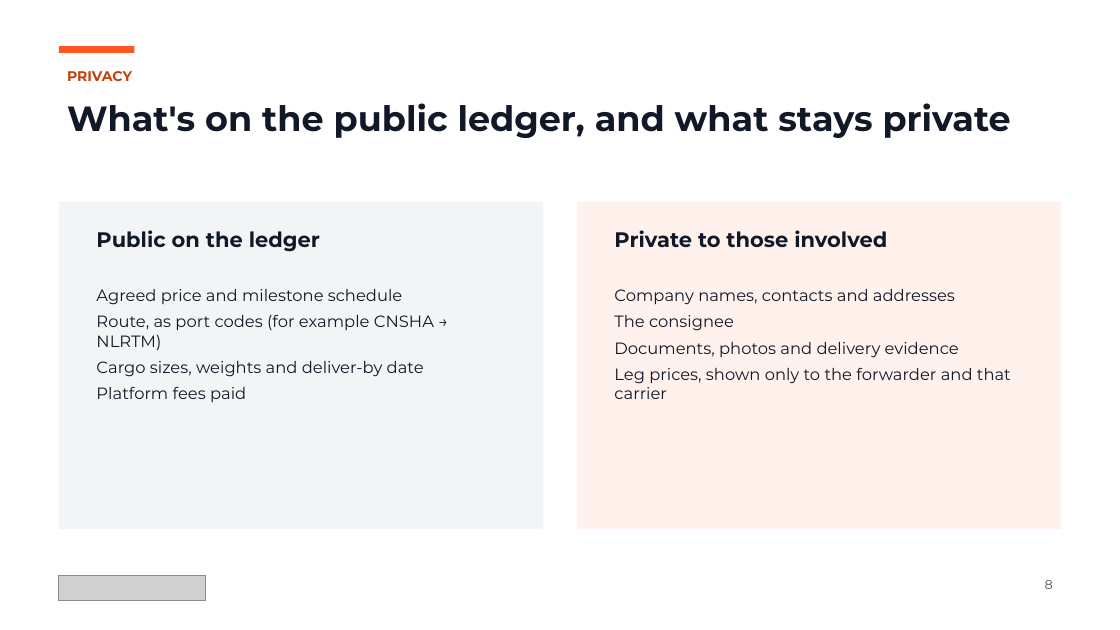
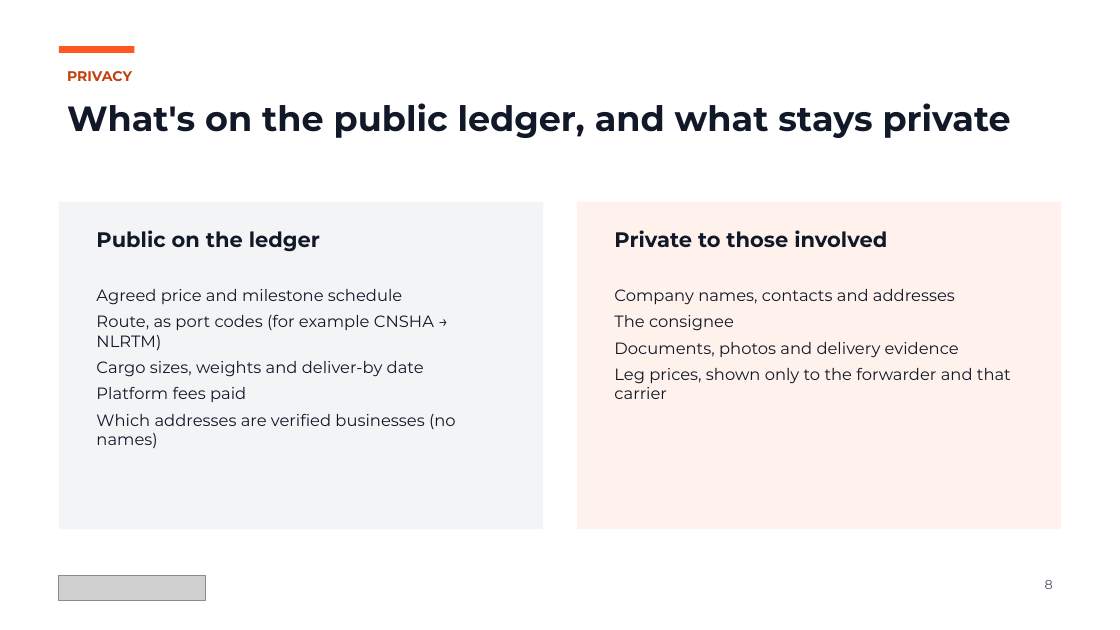
Before and after one commit to shanepreater/gajufreight, a slide deck: slide 8 of docs/pitch/gajufreight-pitch-deck.pptx. Drawn at 1120x630 pixels with LibreOffice and Linux fonts; fonts in the diff are those of the drawing; grey boxes stand for pictures. Boxes give left, top, right and bottom in pixels: in the first picture for what was removed or moved away, otherwise in the second. Text is boxed around its words. In the diff, an @@ line names an element or a change of style, - is before the commit and + after.

```diff
--- a/docs/pitch/gajufreight-pitch-deck.pptx
+++ b/docs/pitch/gajufreight-pitch-deck.pptx
@@ text at (96, 414, 456, 448): paragraph added @@
+Which addresses are verified businesses (no names)
```
Also in this commit, not shown: 3 other slides changed, 12 other files.
